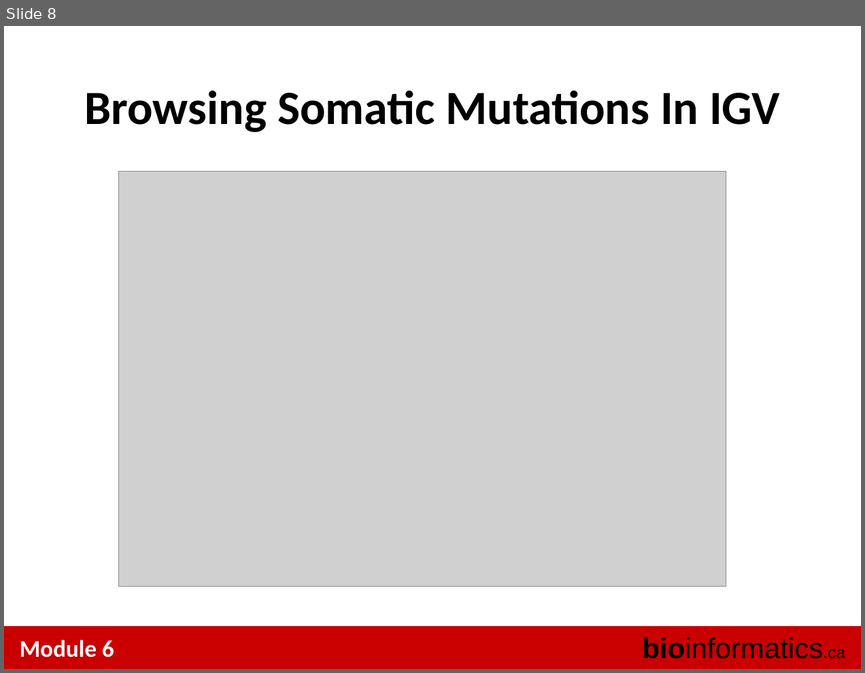
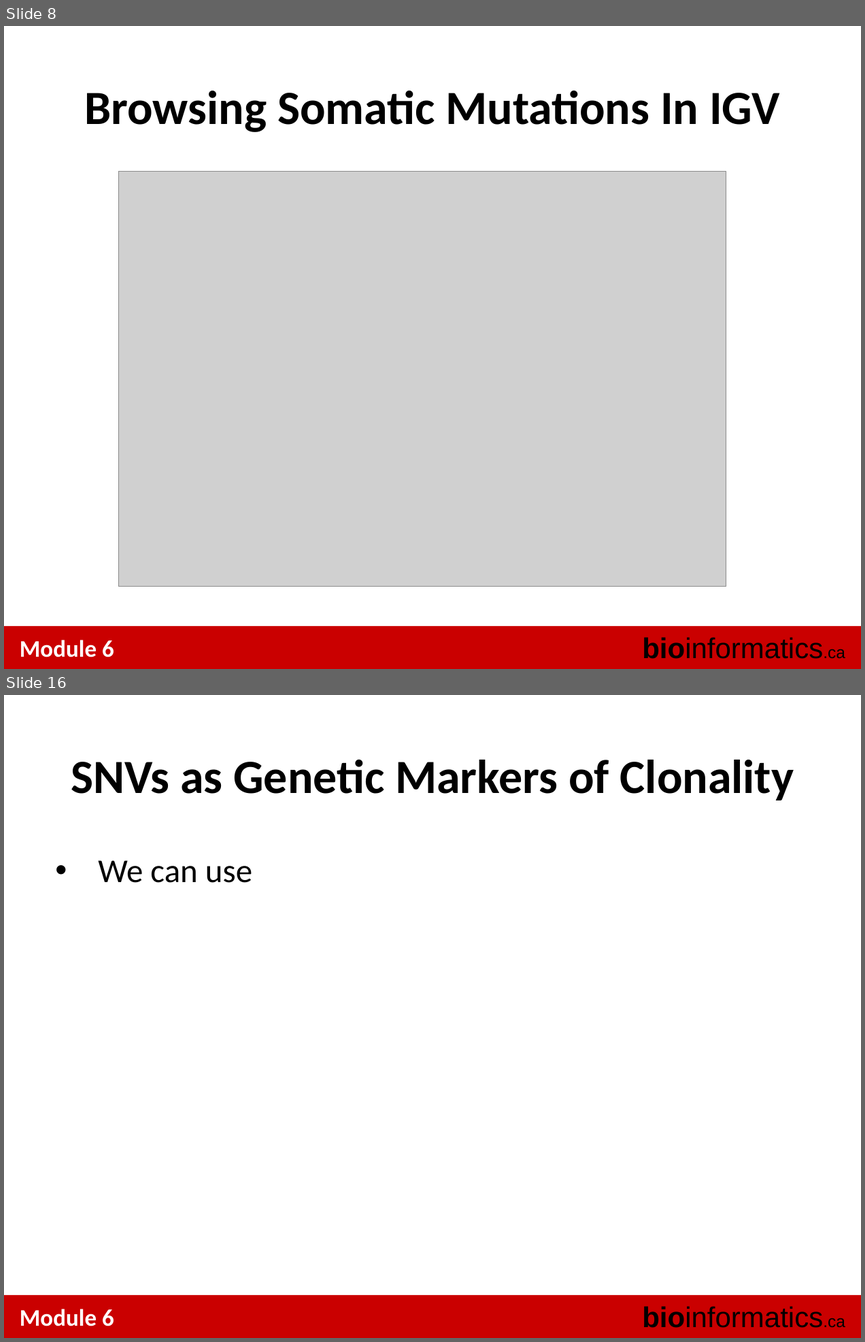
Before and after one commit to tinyheero/BICG-2016, a slide deck: snvs/content/BiCG_2014_Module6_Lab_shah.ppt. Shown one above the other, each under a label of ours: slide 8 before the commit, slides 8 and 16 after it; the slides between them are not shown. The pictures are 865x673 and 865x1342 pixels, drawn with LibreOffice and Linux fonts; fonts in the diff are those of the drawing; grey boxes stand for pictures. Boxes give left, top, right and bottom in pixels: in the first picture for what was removed or moved away, otherwise in the second. Text is boxed around its words. In the diff, an @@ line names an element or a change of style, - is before the commit and + after.

```diff
--- a/snvs/content/BiCG_2014_Module6_Lab_shah.ppt
+++ b/snvs/content/BiCG_2014_Module6_Lab_shah.ppt
@@ slide 16 added at bbox=[4, 695, 861, 1338], background #FFFFFF; not listed: 3 template elements that a slide beside it also shows @@
@@ title added at bbox=[71, 759, 793, 800], 40 pt, text #000000, bold @@
+SNVs as Genetic Markers of Clonality
@@ text added at bbox=[98, 860, 252, 883], 28 pt, text #000000 @@
+• We can use
```
Also in this commit, not shown: 9 slides changed, 2 other slides added, 6 slides removed, 1 other file.
